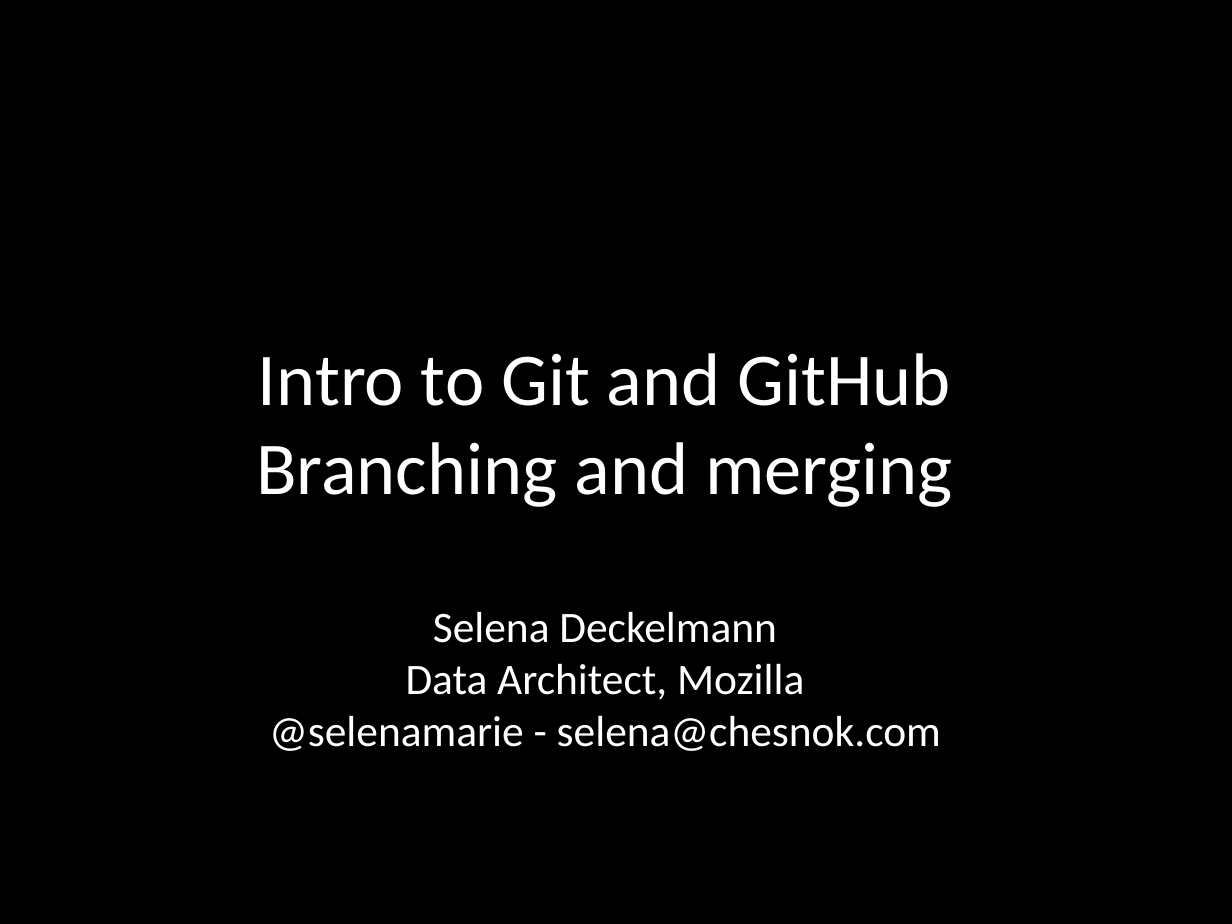
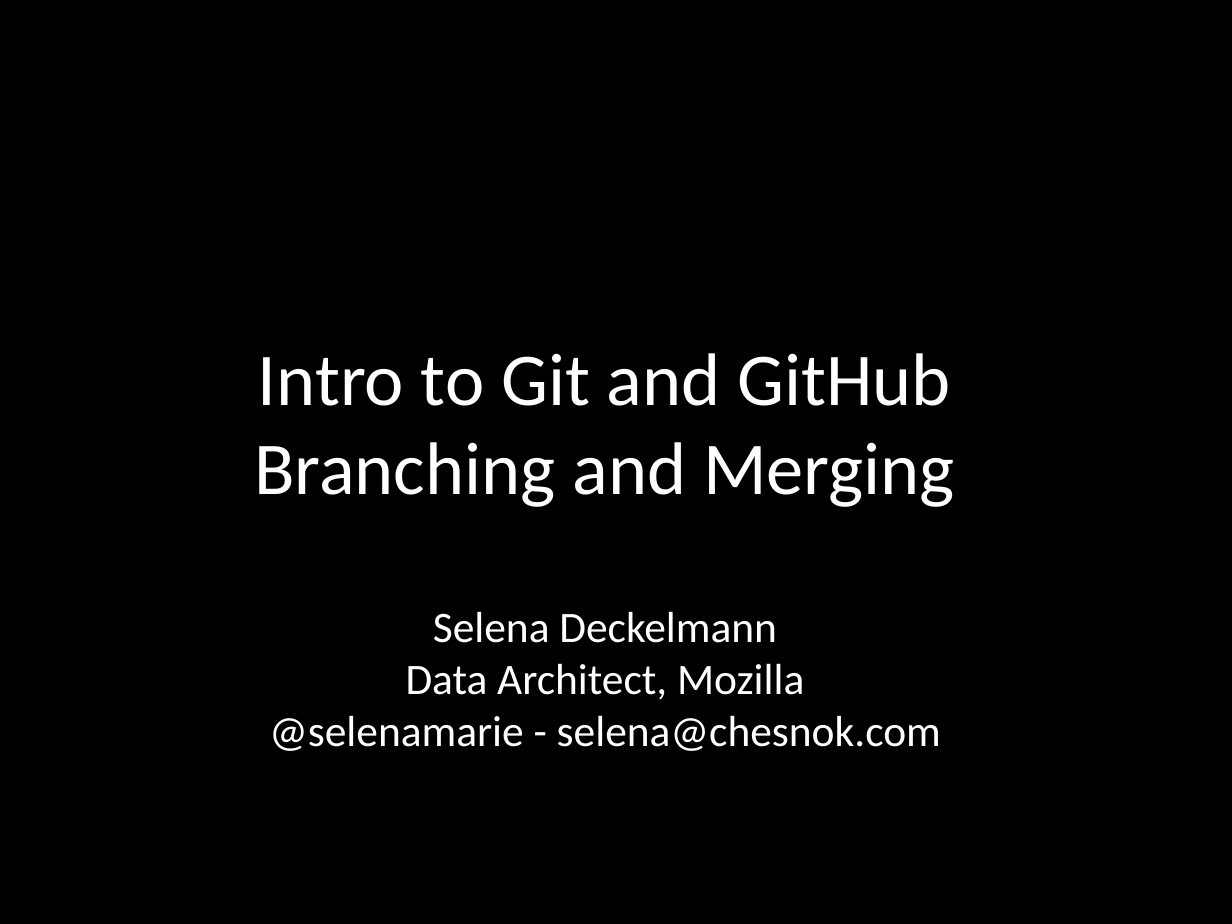
Before and after one commit to selenamarie/pyladiespdx-classes, a slide deck: slide 1 of intro_to_git/intro to git - branching and merging.odp. Drawn at 1232x924 pixels with LibreOffice and Linux fonts; fonts in the diff are those of the drawing. Boxes give left, top, right and bottom in pixels: in the first picture for what was removed or moved away, otherwise in the second. Text is boxed around its words. In the diff, an @@ line names an element or a change of style, - is before the commit and + after.

Commit message:
Fixed a few typos

```diff
--- a/intro_to_git/intro to git - branching and merging.odp
+++ b/intro_to_git/intro to git - branching and merging.odp
@@ subtitle at <box>254,442,955,507</box>: text changed @@
-Branching and merging
+Branching and Merging
```
